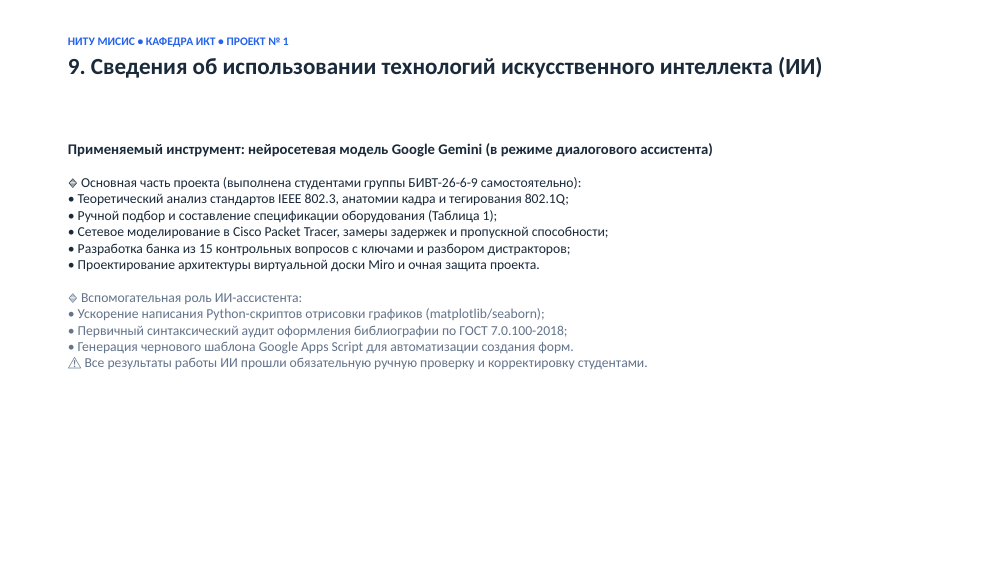
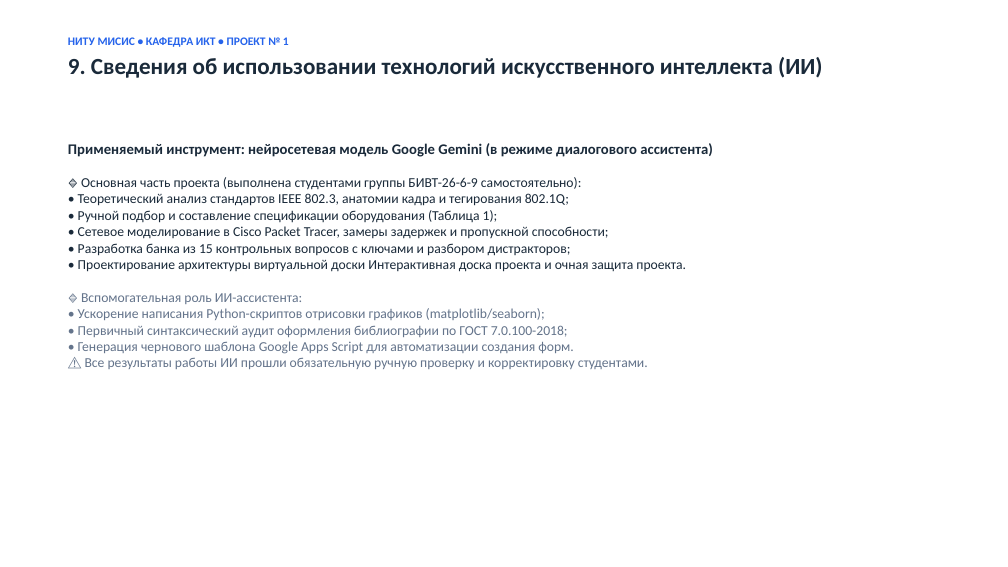
Before and after one commit to kukes-misis/network-ethernet-project1, a slide deck: slide 10 of docs/Презентация_ПР4_Проект1_Микитенко_Ерепов.pptx. Drawn at 1008x567 pixels with LibreOffice and Linux fonts; fonts in the diff are those of the drawing. Boxes give left, top, right and bottom in pixels: in the first picture for what was removed or moved away, otherwise in the second. Text is boxed around its words. In the diff, an @@ line names an element or a change of style, - is before the commit and + after.

Commit message:
refactor: completely sanitize project of Miro references and streamline academic UI for university defense

```diff
--- a/docs/Презентация_ПР4_Проект1_Микитенко_Ерепов.pptx
+++ b/docs/Презентация_ПР4_Проект1_Микитенко_Ерепов.pptx
@@ text at (x1=78, y1=177, x2=686, y2=272): text changed @@
-🔹 Основная часть проекта (выполнена студентами группы БИВТ-26-6-9 самостоятельно):
-• Теоретический анализ стандартов IEEE 802.3, анатомии кадра и тегирования 802.1Q;
-• Ручной подбор и составление спецификации оборудования (Таблица 1);
-• Сетевое моделирование в Cisco Packet Tracer, замеры задержек и пропускной способности;
-• Разработка банка из 15 контрольных вопросов с ключами и разбором дистракторов;
-• Проектирование архитектуры виртуальной доски Miro и очная защита проекта.
+🔹 Основная часть проекта (выполнена студентами группы БИВТ-26-6-9 самостоятельно):
+• Теоретический анализ стандартов IEEE 802.3, анатомии кадра и тегирования 802.1Q;
+• Ручной подбор и составление спецификации оборудования (Таблица 1);
+• Сетевое моделирование в Cisco Packet Tracer, замеры задержек и пропускной способности;
+• Разработка банка из 15 контрольных вопросов с ключами и разбором дистракторов;
+• Проектирование архитектуры виртуальной доски Интерактивная доска проекта и очная защита проекта.
```
Also in this commit, not shown: 2 other slides changed, 22 other files.
